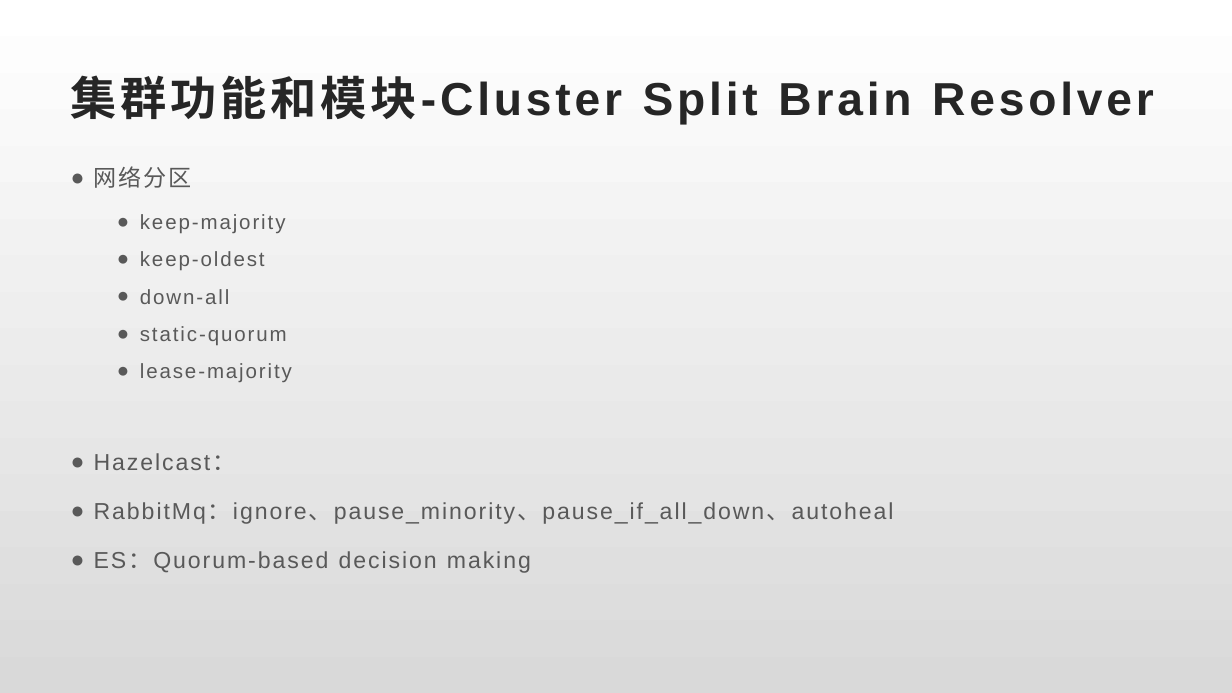
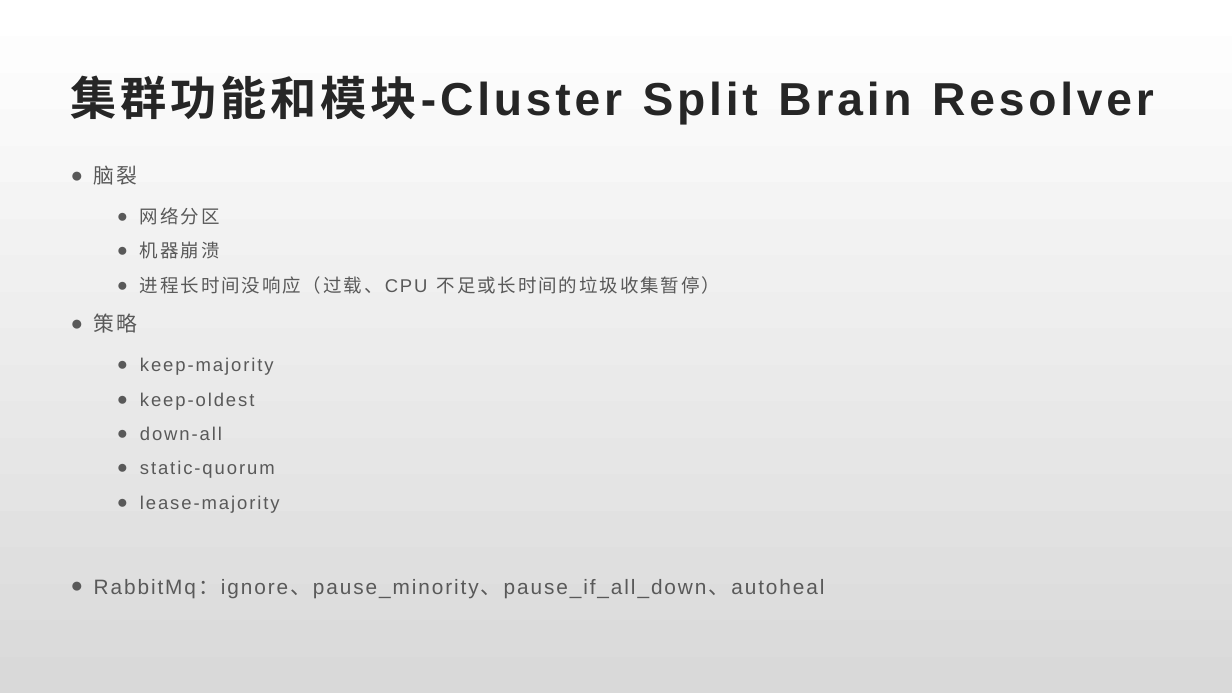
Before and after one commit to xiaozhiliaoo/my-slides, a slide deck: slide 17 of akka-classic-cluster.pptx. Drawn at 1232x693 pixels with LibreOffice and Linux fonts; fonts in the diff are those of the drawing. Boxes give left, top, right and bottom in pixels: in the first picture for what was removed or moved away, otherwise in the second. Text is boxed around its words. In the diff, an @@ line names an element or a change of style, - is before the commit and + after.

```diff
--- a/akka-classic-cluster.pptx
+++ b/akka-classic-cluster.pptx
@@ text at bbox=[94, 165, 138, 185]: paragraph added @@
+● 脑裂
@@ text at bbox=[94, 207, 825, 599]: size 18 to 14.4 pt in "网络分区"; size 16 to 14.4 pt in "keep-majority", "keep-oldest", "down-all", "static-quorum" and 1 more places; size 18 to 16.2 pt in "RabbitMq：ignore、pause_minority、pause_if_all_down、autoheal"; list level 1 to 2 in "网络分区"; line spacing 1.3 to 1.2 @@
@@ text at bbox=[94, 241, 720, 333]: paragraphs added @@
+  ● 机器崩溃
+  ● 进程长时间没响应（过载、CPU 不足或长时间的垃圾收集暂停）
+● 策略
@@ text at bbox=[94, 453, 236, 470]: paragraph removed @@
-● Hazelcast：
@@ text at bbox=[94, 551, 531, 573]: paragraph removed @@
-● ES：Quorum-based decision making
```
Also in this commit, not shown: 6 other slides changed, 1 slide added.
